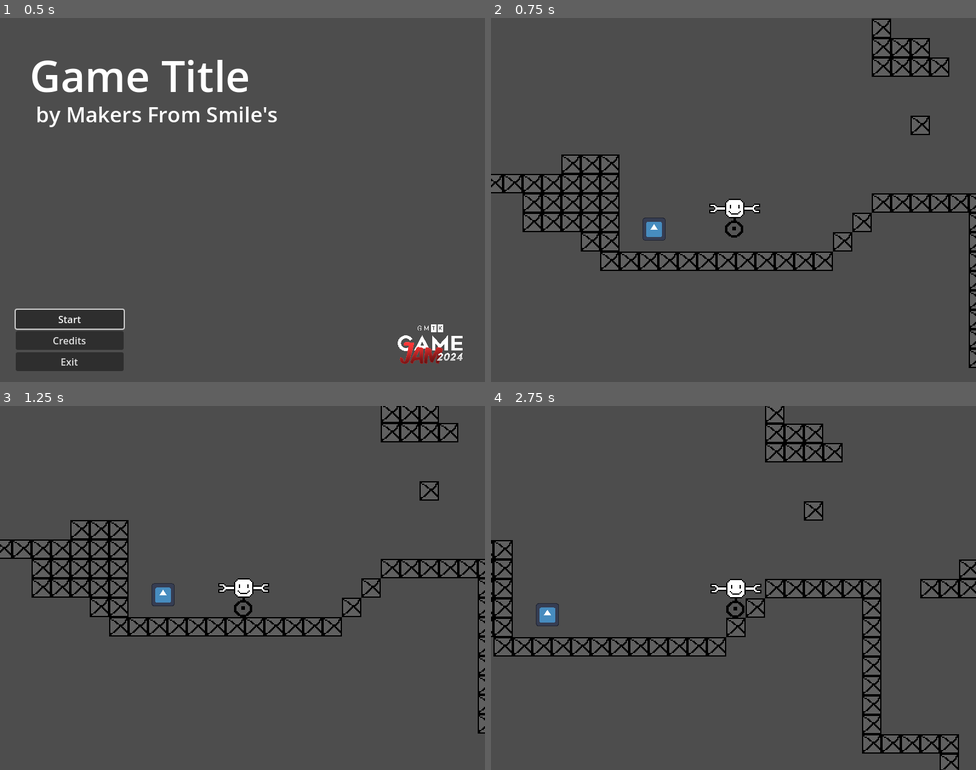
Above: before the commit, frames 1-4 (two rows, left to right).
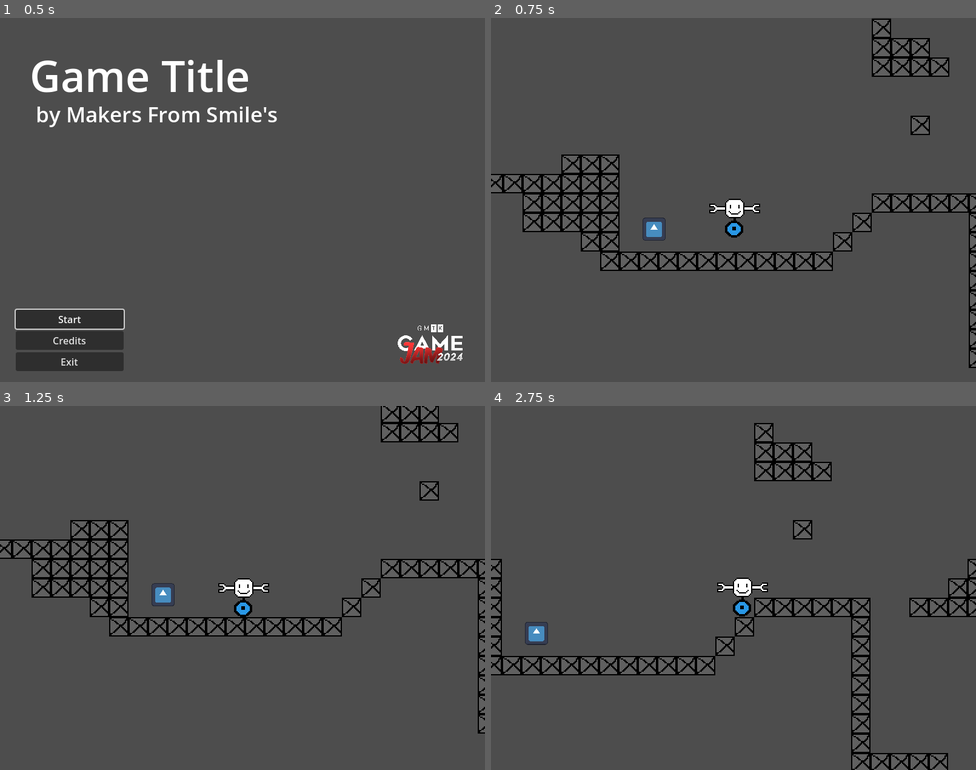
Above: after the commit, the same moments.

Repository: makersfromsmiles/gmtk2024
Game: Godot game, scene res://Scenes/MainMenu.tscn
Same seed, same stepped clock (60 frames per second), same inputs: the game is played once before the commit and once after it. The engine's default icon, where the game draws it, is replaced by a stand-in: a white triangle on a blue panel in a dark square.
Inputs (mouse positions are in pixels of both pictures, inside the frame that each line leads up to):
- Up to frame 1 (0.5 s): no input
- Up to frame 2 (0.75 s): click "Start" at 0.5 s
- Up to frame 3 (1.25 s): no input
- Up to frame 4 (2.75 s): tap Enter (ui_accept) at 1.25, 1.52, 1.55, 1.82, 2.1, 2.27, 2.57 s; move the mouse to (840, 569) at 1.27 s; hold E (interact) 1.28-2.03 s; hold Right (ui_right) from 1.28 s (still down); move the mouse to (636, 606) at 2.02 s; tap E (interact) at 2.3 s

Frame 1 is identical in both runs. In frame 2, less than 0.1% of the frame differs, in the area x 48-52%, y 56-60%; in frame 3, less than 0.1%; in frame 4, 8.2%, in the area x 0-100%, y 0-100%.

Commit message:
Jumping Legs base form

Diff:
--- /dev/null
+++ b/Objects/LegParts/jump_legs.tscn
@@ -0,0 +1,18 @@
+[gd_scene load_steps=4 format=3 uid="uid://c7xtt1m52l5lt"]
+
+[ext_resource type="Texture2D" uid="uid://csutv6pxk2u1s" path="res://Assets/sprites/Placeholders/Legs/ph_legs_blue.png" id="1_5kwqb"]
+[ext_resource type="Script" path="res://Scripts/jump_legs.gd" id="1_44nyp"]
+
+[sub_resource type="RectangleShape2D" id="RectangleShape2D_3p6ud"]
+size = Vector2(16, 16)
+
+[node name="JumpLegs" type="Area2D"]
+script = ExtResource("1_44nyp")
+
+[node name="PhLegsBlue" type="Sprite2D" parent="."]
+position = Vector2(0, 8)
+texture = ExtResource("1_5kwqb")
+
+[node name="CollisionShape2D" type="CollisionShape2D" parent="."]
+position = Vector2(0, 8)
+shape = SubResource("RectangleShape2D_3p6ud")
--- a/Objects/robot.tscn
+++ b/Objects/robot.tscn
@@ -4,7 +4,7 @@
 [ext_resource type="PackedScene" uid="uid://cjpw2w0irieji" path="res://Objects/attachment_point.tscn" id="1_oype8"]
 [ext_resource type="PackedScene" uid="uid://bcrd16k3fyxxh" path="res://Objects/robot_head.tscn" id="3_j0gc6"]
 [ext_resource type="PackedScene" uid="uid://dnomcotxkxl27" path="res://Objects/Arm Parts/arm_empty.tscn" id="4_02dj5"]
-[ext_resource type="PackedScene" uid="uid://q1avy6hab1u3" path="res://Objects/LegParts/legs_wheel.tscn" id="5_2biy8"]
+[ext_resource type="PackedScene" uid="uid://c7xtt1m52l5lt" path="res://Objects/LegParts/jump_legs.tscn" id="5_qa53u"]
 
 [node name="Robot" type="CharacterBody2D"]
 script = ExtResource("1_oapj2")
@@ -29,4 +29,4 @@
 [node name="LegPoint" parent="." instance=ExtResource("1_oype8")]
 position = Vector2(0, 8)
 
-[node name="LegsWheel" parent="LegPoint" instance=ExtResource("5_2biy8")]
+[node name="JumpLegs" parent="LegPoint" instance=ExtResource("5_qa53u")]
--- a/Scenes/robot_game.tscn
+++ b/Scenes/robot_game.tscn
@@ -116,6 +116,7 @@
 position = Vector2(578, 319)
 
 [node name="Robot" parent="." instance=ExtResource("1_w8g7q")]
+unique_name_in_owner = true
 position = Vector2(-1, 0)
 collision_layer = 2
 
--- /dev/null
+++ b/Scripts/jump_legs.gd
@@ -0,0 +1,6 @@
+extends AttachablePart
+@onready var robot: CharacterBody2D = $"../.."
+
+func activate():
+	if Input.is_action_just_pressed("ui_accept") and robot.is_on_floor() and robot.can_control:
+		robot.velocity.y = robot.JUMP_VELOCITY
--- a/Scripts/robot.gd
+++ b/Scripts/robot.gd
@@ -30,8 +30,6 @@
 	if Input.is_action_just_pressed("ui_accept") and _can_climb():
 		velocity.y = CLIMB_VELOCITY
 		mid_jump = true
-	if Input.is_action_just_pressed("ui_accept") and is_on_floor() and can_control:
-		velocity.y = JUMP_VELOCITY
 
 	# Get the input direction and handle the movement/deceleration.
 	if can_control:
